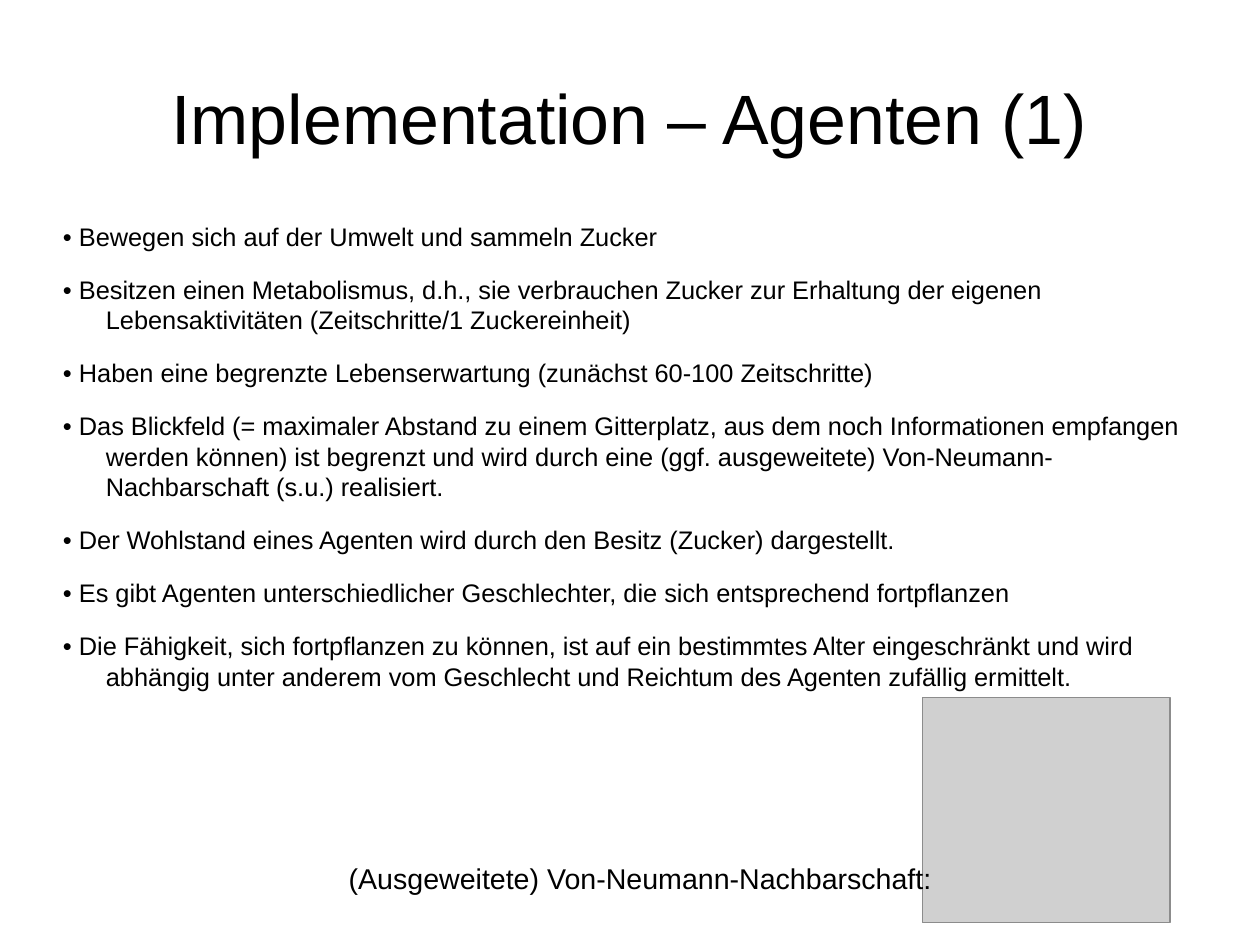
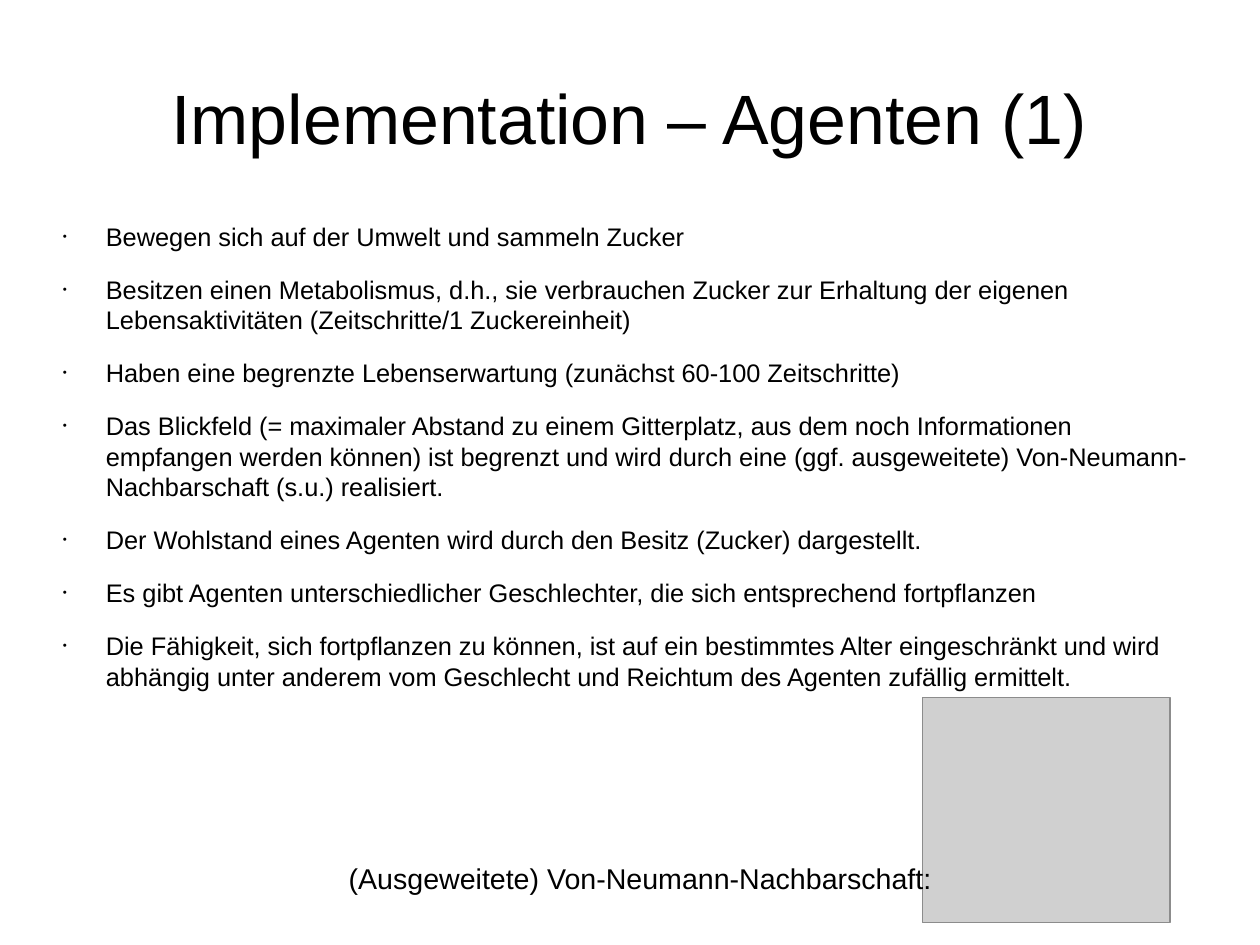
Before and after one commit to wsmirnow/Sugarscape, a slide deck: slide 6 of Presentation/Presentation.odp. Drawn at 1260x945 pixels with LibreOffice and Linux fonts; fonts in the diff are those of the drawing; grey boxes stand for pictures. Boxes give left, top, right and bottom in pixels: in the first picture for what was removed or moved away, otherwise in the second. Text is boxed around its words. In the diff, an @@ line names an element or a change of style, - is before the commit and + after.

```diff
--- a/Presentation/Presentation.odp
+++ b/Presentation/Presentation.odp
@@ text at bbox=[106, 227, 1186, 691]: text changed @@
-• Bewegen sich auf der Umwelt und sammeln Zucker
-• Besitzen einen Metabolismus, d.h., sie verbrauchen Zucker zur Erhaltung der eigenen Lebensaktivitäten (Zeitschritte/1 Zuckereinheit)
-• Haben eine begrenzte Lebenserwartung (zunächst 60-100 Zeitschritte)
-• Das Blickfeld (= maximaler Abstand zu einem Gitterplatz, aus dem noch Informationen empfangen werden können) ist begrenzt und wird durch eine (ggf. ausgeweitete) Von-Neumann-Nachbarschaft (s.u.) realisiert.
-• Der Wohlstand eines Agenten wird durch den Besitz (Zucker) dargestellt.
-• Es gibt Agenten unterschiedlicher Geschlechter, die sich entsprechend fortpflanzen
-• Die Fähigkeit, sich fortpflanzen zu können, ist auf ein bestimmtes Alter eingeschränkt und wird abhängig unter anderem vom Geschlecht und Reichtum des Agenten zufällig ermittelt.
+• Bewegen sich auf der Umwelt und sammeln Zucker
+• Besitzen einen Metabolismus, d.h., sie verbrauchen Zucker zur Erhaltung der eigenen Lebensaktivitäten (Zeitschritte/1 Zuckereinheit)
+• Haben eine begrenzte Lebenserwartung (zunächst 60-100 Zeitschritte)
+• Das Blickfeld (= maximaler Abstand zu einem Gitterplatz, aus dem noch Informationen empfangen werden können) ist begrenzt und wird durch eine (ggf. ausgeweitete) Von-Neumann-Nachbarschaft (s.u.) realisiert.
+• Der Wohlstand eines Agenten wird durch den Besitz (Zucker) dargestellt.
+• Es gibt Agenten unterschiedlicher Geschlechter, die sich entsprechend fortpflanzen
+• Die Fähigkeit, sich fortpflanzen zu können, ist auf ein bestimmtes Alter eingeschränkt und wird abhängig unter anderem vom Geschlecht und Reichtum des Agenten zufällig ermittelt.
```
Also in this commit, not shown: 8 other slides changed, 1 other file.
